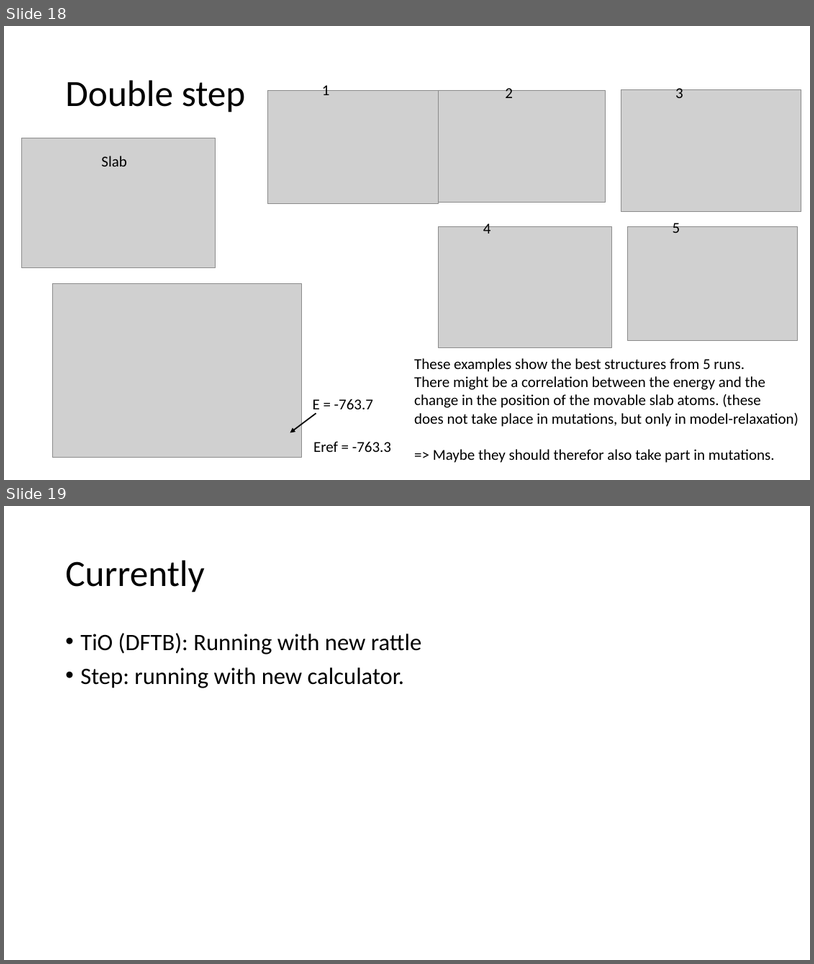
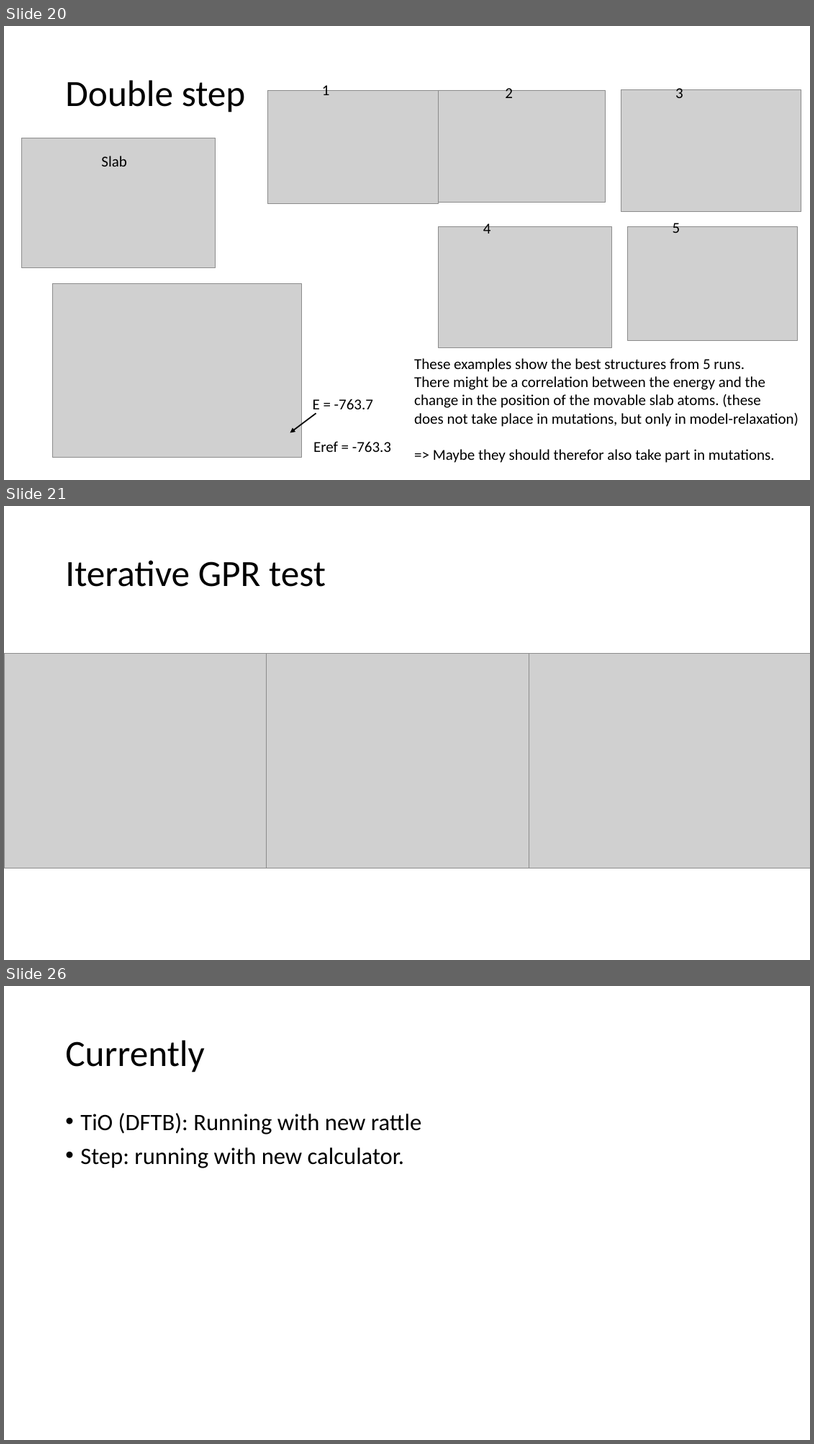
Before and after one commit to MaltheBisbo/learningForces, a slide deck: progress.pptx. Shown one above the other, each under a label of ours: slides 18 and 19 before the commit, slides 20, 21 and 26 after it; the slides between them are not shown. The pictures are 814x964 and 814x1444 pixels, drawn with LibreOffice and Linux fonts; fonts in the diff are those of the drawing; grey boxes stand for pictures. Boxes give left, top, right and bottom in pixels: in the first picture for what was removed or moved away, otherwise in the second. Text is boxed around its words. In the diff, an @@ line names an element or a change of style, - is before the commit and + after.

```diff
--- a/progress.pptx
+++ b/progress.pptx
@@ slide 21 added at (x1=4, y1=506, x2=810, y2=960), background #FFFFFF @@
@@ title added at (x1=65, y1=560, x2=326, y2=587), 44 pt, text #000000 @@
+Iterative GPR test
@@ picture added at (x1=4, y1=653, x2=290, y2=867) @@
@@ picture added at (x1=267, y1=653, x2=553, y2=867) @@
@@ picture added at (x1=529, y1=653, x2=810, y2=867) @@
@@ what was slide 18 is now slide 20 @@
@@ what was slide 19 is now slide 26 @@
```
Also in this commit, not shown: 1 slide changed, 6 other slides added.
